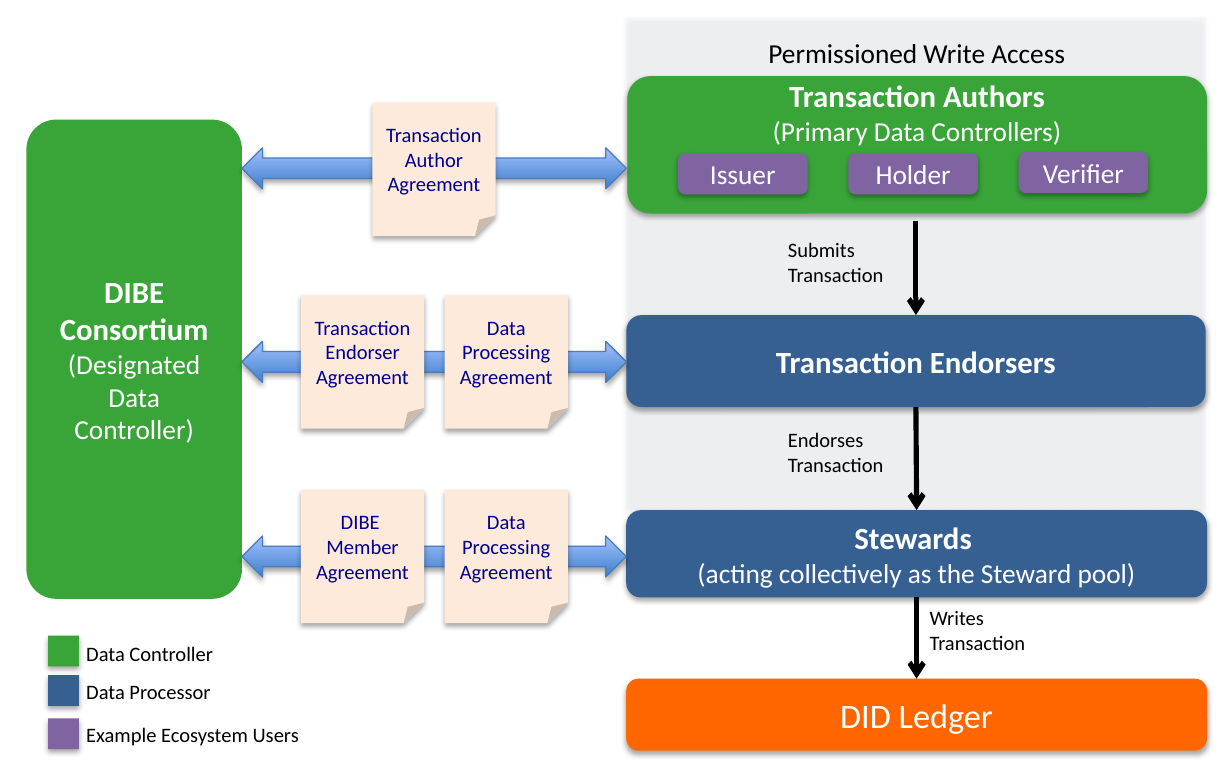
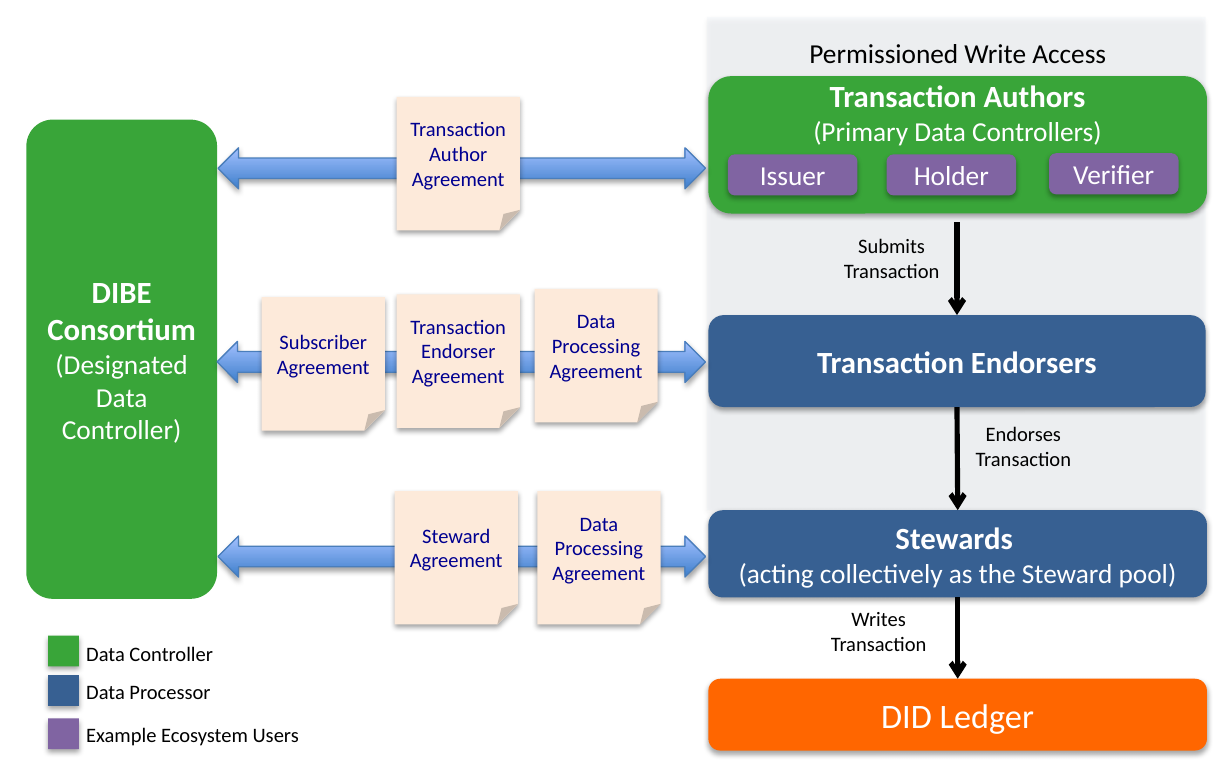
Before and after one commit to sovrin-foundation/SGF-v3, a slide deck: slide 4 of sbu/_docdev/images/sbu-legal-architecture-diagrams.pptx. Drawn at 1232x770 pixels with LibreOffice and Linux fonts; fonts in the diff are those of the drawing. Boxes give left, top, right and bottom in pixels: in the first picture for what was removed or moved away, otherwise in the second. Text is boxed around its words. In the diff, an @@ line names an element or a change of style, - is before the commit and + after.

```diff
--- a/sbu/_docdev/images/sbu-legal-architecture-diagrams.pptx
+++ b/sbu/_docdev/images/sbu-legal-architecture-diagrams.pptx
@@ rectangle: place and size @@
-rectangle at box(626, 17, 1205, 510)
+rectangle at box(707, 17, 1206, 510)
@@ text "Permissioned Write Access": place and size @@
-text "Permissioned Write Access" at box(768, 44, 1065, 64)
+text "Permissioned Write Access" at box(809, 44, 1106, 64)
@@ rounded rectangle "Transaction Authors (Primary Data Controllers)": place and size @@
-rounded rectangle "Transaction Authors (Primary Data Controllers)" at box(627, 76, 1207, 213)
+rounded rectangle "Transaction Authors (Primary Data Controllers)" at box(708, 76, 1207, 213)
@@ folded corner "Transaction Author Agreement": place and size @@
-folded corner "Transaction Author Agreement" at box(372, 102, 495, 235)
+folded corner "Transaction Author Agreement" at box(397, 97, 520, 230)
@@ rounded rectangle "DIBE Consortium": place and size @@
-rounded rectangle "DIBE Consortium" at box(26, 120, 241, 599)
+rounded rectangle "DIBE Consortium" at box(26, 120, 217, 599)
@@ left right arrow: place and size @@
-left right arrow at box(241, 148, 626, 188)
+left right arrow at box(218, 148, 706, 188)
@@ rounded rectangle "Issuer": place and size @@
-rounded rectangle "Issuer" at box(678, 153, 807, 193)
+rounded rectangle "Issuer" at box(728, 154, 857, 195)
@@ rounded rectangle "Verifier": place and size @@
-rounded rectangle "Verifier" at box(1019, 152, 1148, 192)
+rounded rectangle "Verifier" at box(1050, 153, 1179, 193)
@@ text "Submits Transaction": place and size @@
-text "Submits Transaction" at box(788, 242, 884, 282)
+text "Submits Transaction" at box(844, 238, 940, 278)
@@ 3 arrows, 1 rounded rectangle: place and size @@
-3 arrows, 1 rounded rectangle at box(849, 153, 978, 679)
+3 arrows, 1 rounded rectangle at box(887, 154, 1016, 679)
@@ folded corner added at box(261, 297, 384, 430), fill #FDEADA, 12 pt, text #000090 @@
+Subscriber Agreement
@@ folded corner "Transaction Endorser Agreement": place and size @@
-folded corner "Transaction Endorser Agreement" at box(301, 296, 424, 429)
+folded corner "Transaction Endorser Agreement" at box(397, 294, 520, 428)
@@ folded corner "Data Processing Agreement": place and size @@
-folded corner "Data Processing Agreement" at box(445, 296, 568, 429)
+folded corner "Data Processing Agreement" at box(535, 290, 658, 423)
@@ rounded rectangle "Transaction Endorsers": place and size @@
-rounded rectangle "Transaction Endorsers" at box(626, 315, 1205, 408)
+rounded rectangle "Transaction Endorsers" at box(708, 315, 1206, 408)
@@ left right arrow: place and size @@
-left right arrow at box(241, 341, 626, 382)
+left right arrow at box(217, 341, 705, 382)
@@ alignment left to centre in 3 elements at box(844, 238, 940, 278), box(831, 612, 927, 651), box(976, 426, 1072, 466) @@
@@ text "Endorses Transaction": place and size @@
-text "Endorses Transaction" at box(788, 432, 884, 472)
+text "Endorses Transaction" at box(976, 426, 1072, 466)
@@ folded corner "Steward Agreement": place and size @@
-folded corner "Steward Agreement" at box(301, 490, 424, 623)
+folded corner "Steward Agreement" at box(394, 492, 517, 625)
@@ folded corner "Data Processing Agreement": place and size @@
-folded corner "Data Processing Agreement" at box(445, 490, 568, 623)
+folded corner "Data Processing Agreement" at box(537, 492, 660, 625)
@@ left right arrow: place and size @@
-left right arrow at box(241, 536, 626, 577)
+left right arrow at box(218, 536, 706, 577)
@@ text in folded corner at box(410, 528, 503, 571): text changed @@
-DIBE
-Member Agreement
+Steward Agreement
@@ rounded rectangle "Stewards (acting collectively as the ...": place and size @@
-rounded rectangle "Stewards (acting collectively as the ..." at box(626, 510, 1206, 598)
+rounded rectangle "Stewards (acting collectively as the ..." at box(708, 510, 1207, 598)
@@ text "Writes Transaction": place and size @@
-text "Writes Transaction" at box(930, 611, 1026, 650)
+text "Writes Transaction" at box(831, 612, 927, 651)
@@ rounded rectangle "DID Ledger": place and size @@
-rounded rectangle "DID Ledger" at box(626, 679, 1206, 750)
+rounded rectangle "DID Ledger" at box(708, 679, 1207, 750)
```
Also in this commit, not shown: 2 other files.
